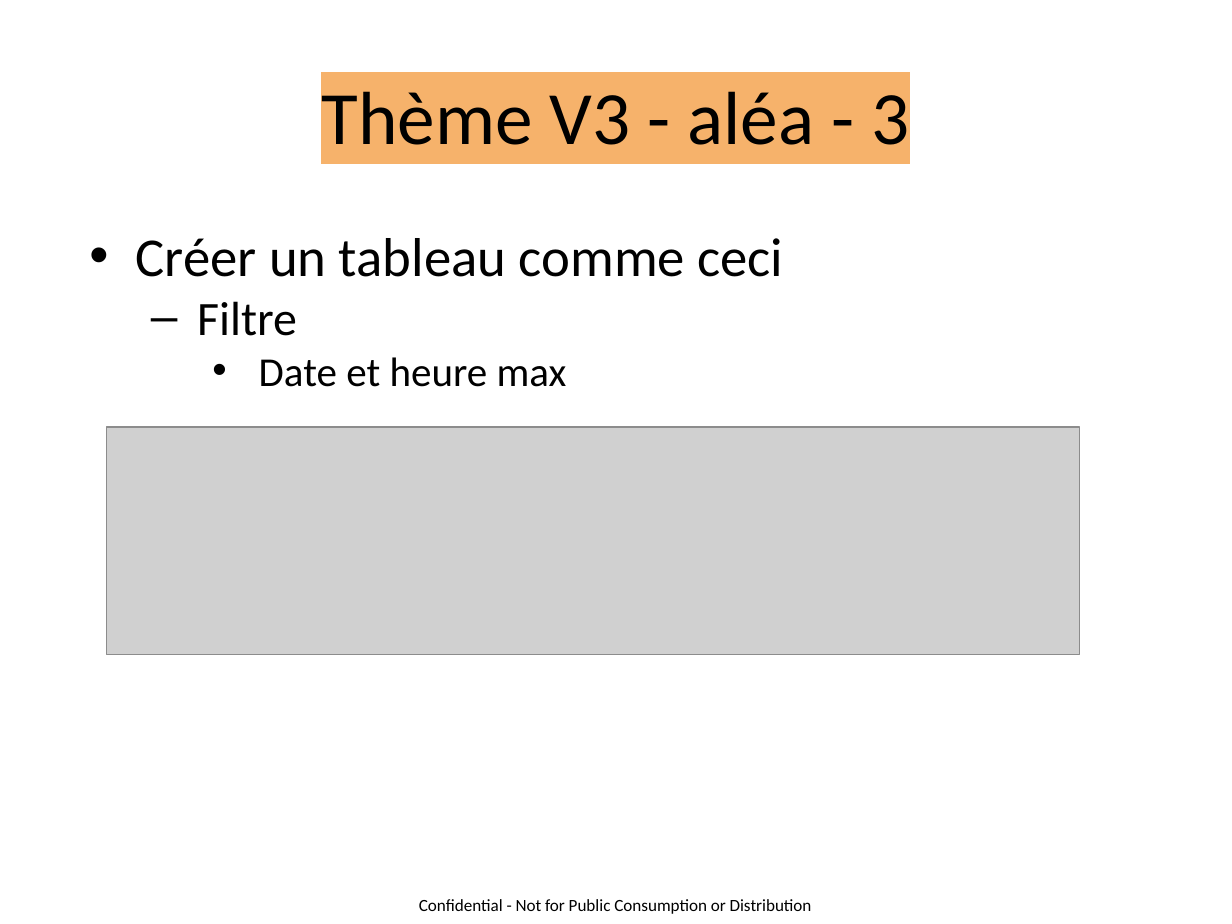
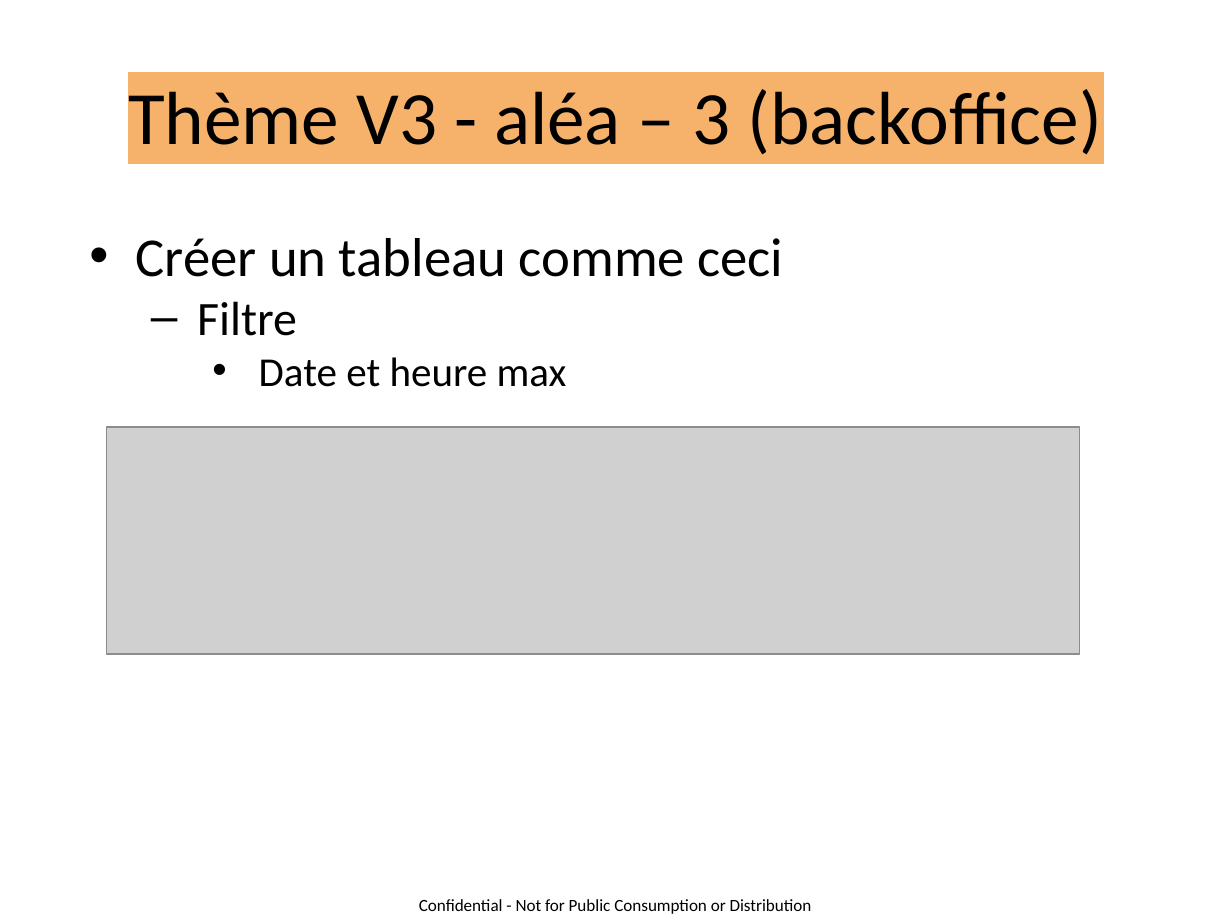
Before and after one commit to KiadyManohisoa/Crypto-Access, a slide deck: slide 9 of documents/sujet/projet cloud-p16-V3-20250110.pptx. Drawn at 1232x924 pixels with LibreOffice and Linux fonts; fonts in the diff are those of the drawing; grey boxes stand for pictures. Boxes give left, top, right and bottom in pixels: in the first picture for what was removed or moved away, otherwise in the second. Text is boxed around its words. In the diff, an @@ line names an element or a change of style, - is before the commit and + after.

```diff
--- a/documents/sujet/projet cloud-p16-V3-20250110.pptx
+++ b/documents/sujet/projet cloud-p16-V3-20250110.pptx
@@ title at bbox=[128, 89, 1102, 155]: text changed @@
-Thème V3 - aléa - 3
+Thème V3 - aléa – 3 (backoffice)
```
Also in this commit, not shown: 2 other slides changed, 54 other files.
